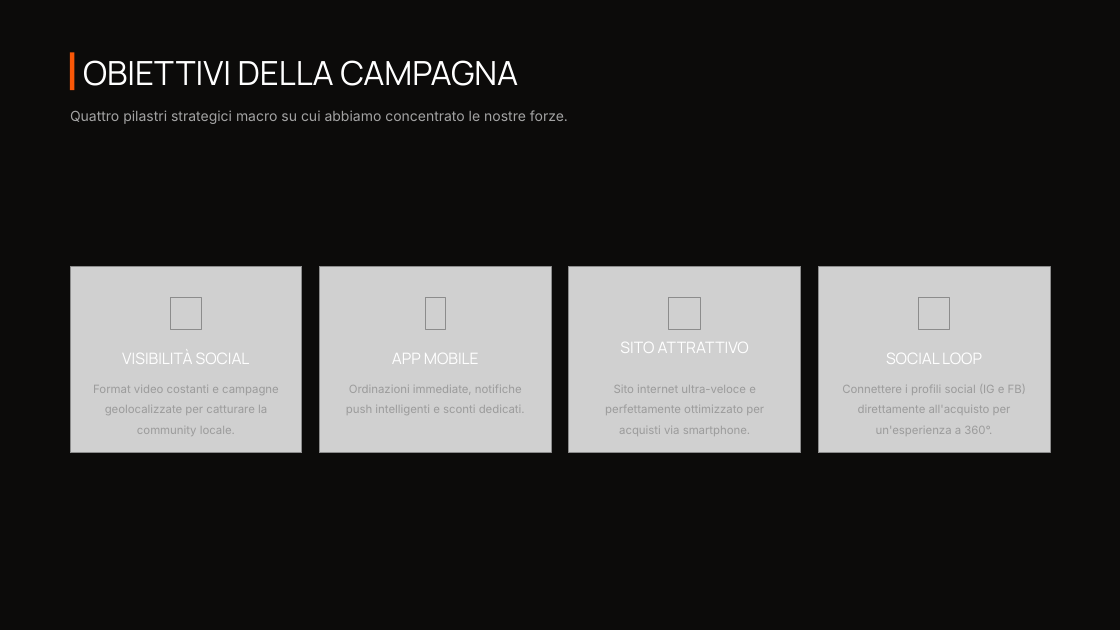
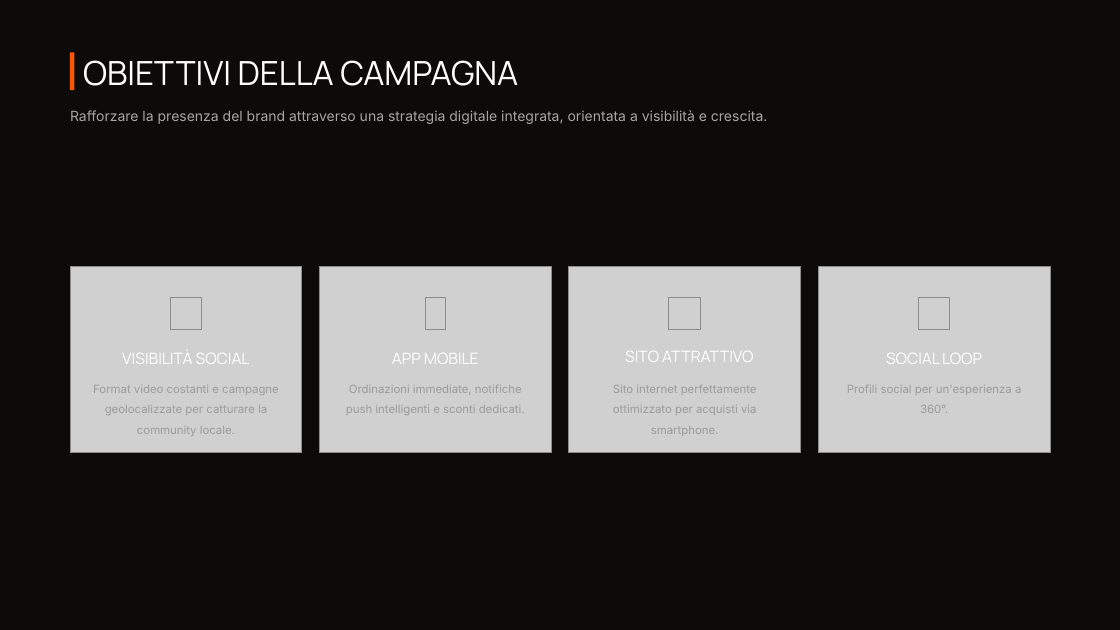
Before and after one commit to Jack-Ark-01/JustBurgerProjectWork, a slide deck: slide 7 of SecondaSuddivisioneGruppi/Logica/Materiale PPT/PPT VERSIONE FINALE.pptx. Drawn at 1120x630 pixels with LibreOffice and Linux fonts; fonts in the diff are those of the drawing; grey boxes stand for pictures; background and template pictures are left out. Boxes give left, top, right and bottom in pixels: in the first picture for what was removed or moved away, otherwise in the second. Text is boxed around its words. In the diff, an @@ line names an element or a change of style, - is before the commit and + after.

```diff
--- a/SecondaSuddivisioneGruppi/Logica/Materiale PPT/PPT VERSIONE FINALE.pptx
+++ b/SecondaSuddivisioneGruppi/Logica/Materiale PPT/PPT VERSIONE FINALE.pptx
@@ text at bbox=[70, 110, 767, 124]: text changed; text colour #A3A3A3 to #A5A5A5 @@
-Quattro pilastri strategici macro su cui abbiamo concentrato le nostre forze.
+Rafforzare la presenza del brand attraverso una strategia digitale integrata, orientata a visibilità e crescita.
@@ text "SITO ATTRATTIVO": place and size @@
-text "SITO ATTRATTIVO" at bbox=[620, 342, 749, 353]
+text "SITO ATTRATTIVO" at bbox=[625, 351, 753, 362]
@@ text at bbox=[613, 385, 757, 436]: text changed @@
-Sito internet ultra-veloce e perfettamente ottimizzato per acquisti via smartphone.
+Sito internet perfettamente ottimizzato per acquisti via smartphone.
@@ text at bbox=[847, 385, 1021, 413]: text changed @@
-Connettere i profili social (IG e FB) direttamente all'acquisto per un'esperienza a 360°.
+Profili social per un'esperienza a 360°.
```
Also in this commit, not shown: 10 other slides changed, 2 slides added, 2 slides removed, 4 other files.
